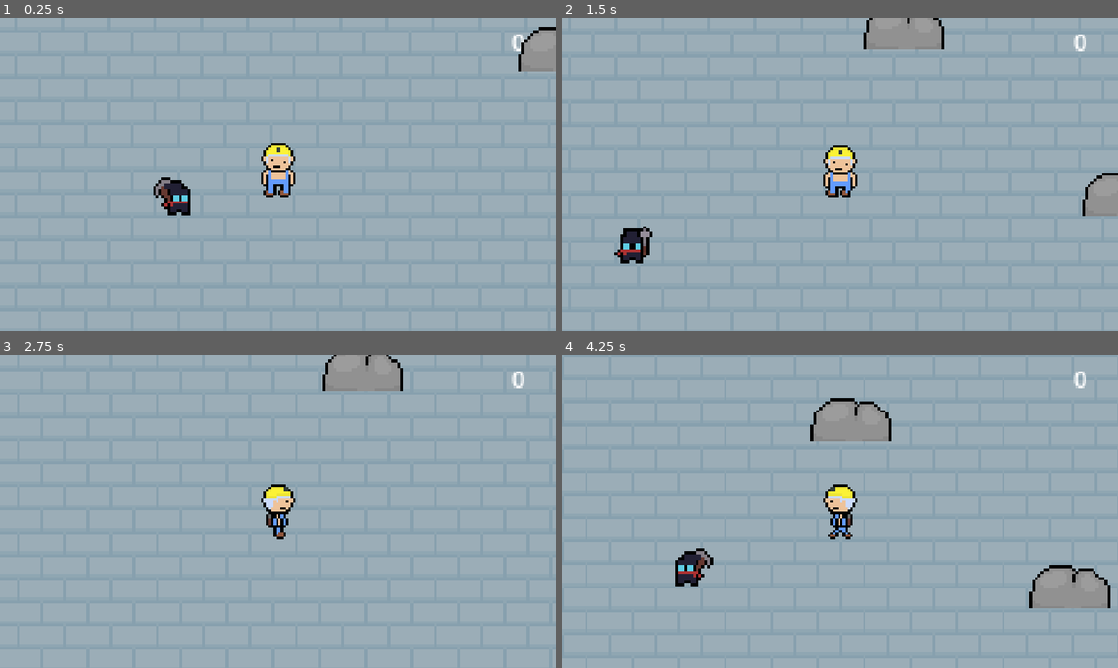
Above: before the commit, frames 1-4 (two rows, left to right).
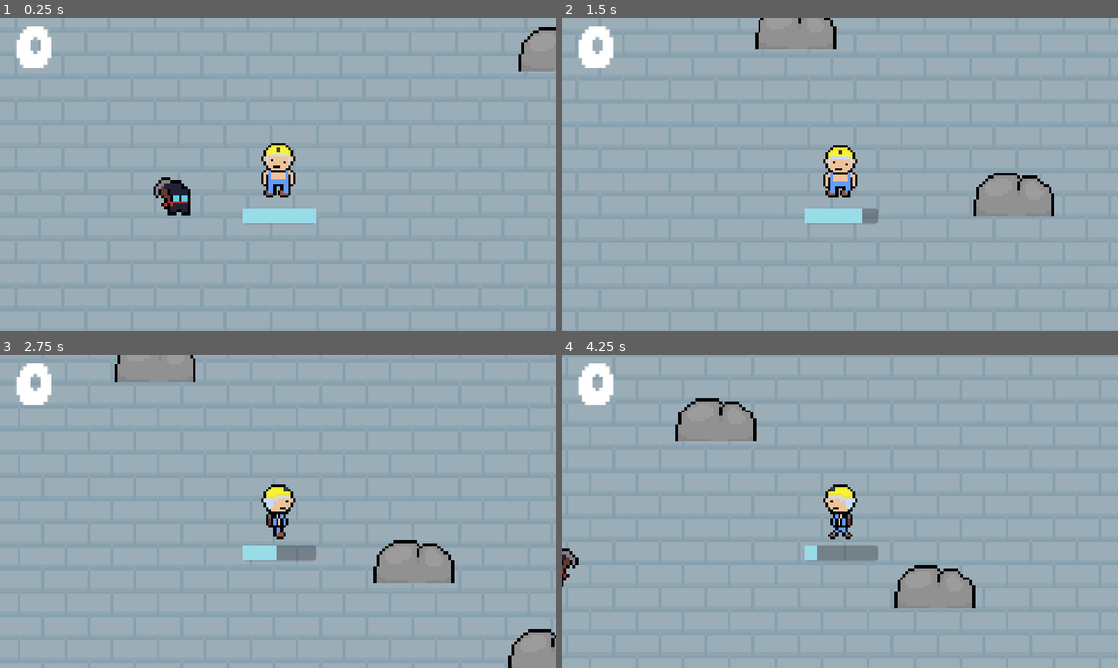
Above: after the commit, the same moments.

Repository: needaschoolproxy/Test-game
Game: Godot game, scene res://scenes/mainscene.tscn
The game is run twice, just before and just after one commit, with the same random seed, the same clock (stepped at 60 frames per second) and the same inputs.
Inputs (mouse positions are in pixels of both pictures, inside the frame that each line leads up to):
- Up to frame 1 (0.25 s): no input
- Up to frame 2 (1.5 s): move the mouse to (962, 158) at 0.52 s; hold D (right) 0.53-1.28 s; hold Shift (sprint, bound only after the commit) 0.53-1.28 s; move the mouse to (728, 190) at 1.27 s; hold S (down) from 1.28 s (still down); click (728, 190) at 1.35 s
- Up to frame 3 (2.75 s): tap Shift (sprint, bound only after the commit) at 1.55 s; move the mouse to (333, 442) at 2.02 s; release S (down) at 2.03 s; hold D (right) from 2.03 s (still down); hold Shift (sprint, bound only after the commit) from 2.03 s (still down)
- Up to frame 4 (4.25 s): move the mouse to (812, 574) at 2.77 s; release D (right) at 2.78 s; release Shift (sprint, bound only after the commit) at 2.78 s; hold W (up) 2.78-3.53 s; tap Shift (sprint, bound only after the commit) at 2.85 s; move the mouse to (1006, 558) at 3.52 s; hold A (left) from 3.53 s (still down); hold Shift (sprint, bound only after the commit) from 3.53 s (still down); click (1006, 558) at 3.6 s

The runs differ from the first frame. In frame 1, 1.3% of the frame differs, in the area x 3-95%, y 2-66%; in frame 2, 7.0%; in frame 3, 6.5%; in frame 4, 8.6%, in the area x 0-99%, y 2-81%.

Commit message:
sprinting and font

Diff:
--- a/project.godot
+++ b/project.godot
@@ -18,6 +18,10 @@
 [display]
 
 window/stretch/mode="canvas_items"
+
+[gui]
+
+theme/default_font_multichannel_signed_distance_field=true
 
 [input]
 
@@ -46,6 +50,11 @@
 "events": [null, Object(InputEventMouseButton,"resource_local_to_scene":false,"resource_name":"","device":-1,"window_id …(259 unchanged characters)…
 ]
 }
+sprint={
+"deadzone": 0.2,
+"events": [Object(InputEventKey,"resource_local_to_scene":false,"resource_name":"","device":-1,"window_id":0,"alt_pressed":false,"shift_pressed":false,"ctrl_pressed":false,"meta_pressed":false,"pressed":false,"keycode":0,"physical_keycode":4194325,"key_label":0,"unicode":0,"location":0,"echo":false,"script":null)
+]
+}
 
 [rendering]
 
--- a/scenes/goober.tscn
+++ b/scenes/goober.tscn
@@ -1,6 +1,6 @@
 [gd_scene load_steps=9 format=3 uid="uid://b02g81q2yqkhp"]
 
-[ext_resource type="Script" path="res://scenes/goober.gd" id="1_vvpo2"]
+[ext_resource type="Script" uid="uid://dq6mll1xx02r2" path="res://scripts/goober.gd" id="1_vvpo2"]
 [ext_resource type="Texture2D" uid="uid://crdk0140r872j" path="res://assets/goober.png" id="1_x715e"]
 
 [sub_resource type="CircleShape2D" id="CircleShape2D_vvpo2"]
--- a/scenes/maincharacter.tscn
+++ b/scenes/maincharacter.tscn
@@ -1,7 +1,9 @@
-[gd_scene load_steps=42 format=3 uid="uid://cosrkhugvwqfj"]
+[gd_scene load_steps=45 format=3 uid="uid://cosrkhugvwqfj"]
 
 [ext_resource type="Script" uid="uid://m743ifhjrdbh" path="res://scripts/maincharacter.gd" id="1_0aigr"]
 [ext_resource type="Texture2D" uid="uid://brvdrm67mo4lk" path="res://Sprites/Sprite-0003-sheet.png" id="2_0aigr"]
+[ext_resource type="FontFile" uid="uid://2abf7m1kg5x5" path="res://assets/Daydream DEMO.otf" id="3_gm7jl"]
+[ext_resource type="Script" uid="uid://bjrrl2e2c8xms" path="res://scenes/progress_bar.gd" id="4_7qgm7"]
 
 [sub_resource type="AtlasTexture" id="AtlasTexture_nqk66"]
 atlas = ExtResource("2_0aigr")
@@ -323,6 +325,9 @@
 
 [sub_resource type="RectangleShape2D" id="RectangleShape2D_u2gkk"]
 size = Vector2(44, 12)
+
+[sub_resource type="StyleBoxFlat" id="StyleBoxFlat_7bx0f"]
+bg_color = Color(0.596075, 0.860935, 0.910249, 1)
 
 [node name="PLAYER" type="CharacterBody2D" groups=["player"]]
 collision_mask = 2
@@ -358,10 +363,24 @@
 
 [node name="PickupLabel" type="Label" parent="UI"]
 layout_mode = 0
-offset_left = 161.0
-offset_top = -103.0
-offset_right = 201.0
-offset_bottom = -80.0
+offset_left = -181.0
+offset_top = -107.0
+offset_right = -123.0
+offset_bottom = -55.0
+theme_override_fonts/font = ExtResource("3_gm7jl")
+theme_override_font_sizes/font_size = 24
+
+[node name="ProgressBar" type="ProgressBar" parent="UI"]
+layout_mode = 0
+offset_left = -25.0
+offset_top = 23.0
+offset_right = 103.0
+offset_bottom = 50.0
+scale = Vector2(0.4, 0.4)
+theme_override_styles/fill = SubResource("StyleBoxFlat_7bx0f")
+rounded = true
+show_percentage = false
+script = ExtResource("4_7qgm7")
 
 [connection signal="body_entered" from="Area2D" to="." method="_on_area_2d_body_entered"]
 [connection signal="timeout" from="SwingTimer" to="." method="_on_swing_timer_timeout"]
--- a/scenes/pickup.tscn
+++ b/scenes/pickup.tscn
@@ -1,6 +1,6 @@
 [gd_scene load_steps=4 format=3 uid="uid://dtuau4xvhbpj4"]
 
-[ext_resource type="Script" uid="uid://5b1e6f3a1r2d" path="res://pickup.gd" id="1_7cqbe"]
+[ext_resource type="Script" uid="uid://5b1e6f3a1r2d" path="res://scripts/pickup.gd" id="1_7cqbe"]
 [ext_resource type="Texture2D" uid="uid://bbilnbd3r604i" path="res://Sprites/Sprite-0009.png" id="1_s6scd"]
 
 [sub_resource type="CircleShape2D" id="CircleShape2D_u187m"]
--- /dev/null
+++ b/scenes/progress_bar.gd
@@ -0,0 +1,7 @@
+extends ProgressBar
+@onready var progress_bar: ProgressBar = $"."
+@onready var player: CharacterBody2D = $"../.."
+
+# Called every frame. 'delta' is the elapsed time since the previous frame.
+func _process(delta: float) -> void:
+	value = player.stamina
--- a/scenes/rock.tscn
+++ b/scenes/rock.tscn
@@ -1,7 +1,7 @@
 [gd_scene load_steps=5 format=3 uid="uid://b0gvtjdk0vjvg"]
 
 [ext_resource type="Texture2D" uid="uid://c8b2uvcq5sxum" path="res://assets/placeholderrock.png" id="1_1di36"]
-[ext_resource type="Script" uid="uid://obpml6cxun08" path="res://scenes/rock.gd" id="1_mek2u"]
+[ext_resource type="Script" uid="uid://obpml6cxun08" path="res://scripts/rock.gd" id="1_mek2u"]
 [ext_resource type="PackedScene" uid="uid://dtuau4xvhbpj4" path="res://scenes/pickup.tscn" id="2_ik6fu"]
 
 [sub_resource type="RectangleShape2D" id="RectangleShape2D_mek2u"]
--- a/scripts/maincharacter.gd
+++ b/scripts/maincharacter.gd
@@ -1,7 +1,7 @@
 extends CharacterBody2D
 
-# movement of everything
-const SPEED = 200.0
+var stamina = 100
+var SPEED = 200.0
 const ACCELERATION = 0.5
 const FRICTION = 0.2
 var SWING_OFFSET = 30
@@ -39,10 +39,14 @@
 		input.y += 1
 	if Input.is_action_pressed("up"):
 		input.y -= 1
+	if Input.is_action_pressed("sprint"):
+		SPEED = 300
+		stamina -= 1
+	else: SPEED = 200
 	return input
 
 #physics
-func _physics_process(delta):
+func _physics_process(_delta):
 	var direction = get_input()
 	if is_swinging:
 		velocity = Vector2.ZERO
@@ -114,3 +118,7 @@
 func _update_ui():
 	if pickup_label:
 		pickup_label.text = str(pickup_count)
+
+func _process(delta: float) -> void:
+	if not Input.is_action_pressed("sprint"):
+		stamina += 0.5
Binary file added: assets/Daydream DEMO.otf
Not shown, added: assets/Daydream DEMO.otf.import
Not shown: 1 places in scenes/mainscene.tscn that only renumber resources
Not shown, added: scenes/progress_bar.gd.uid
Renamed: collision_shape_2d.gd -> scripts/collision_shape_2d.gd
Renamed: collision_shape_2d.gd.uid -> scripts/collision_shape_2d.gd.uid
Renamed: scenes/goober.gd -> scripts/goober.gd
Renamed: scenes/goober.gd.uid -> scripts/goober.gd.uid
Renamed: pickup.gd -> scripts/pickup.gd
Renamed: pickup.gd.uid -> scripts/pickup.gd.uid
Renamed: scenes/rock.gd -> scripts/rock.gd
Renamed: scenes/rock.gd.uid -> scripts/rock.gd.uid
(and 1 more such lines)
